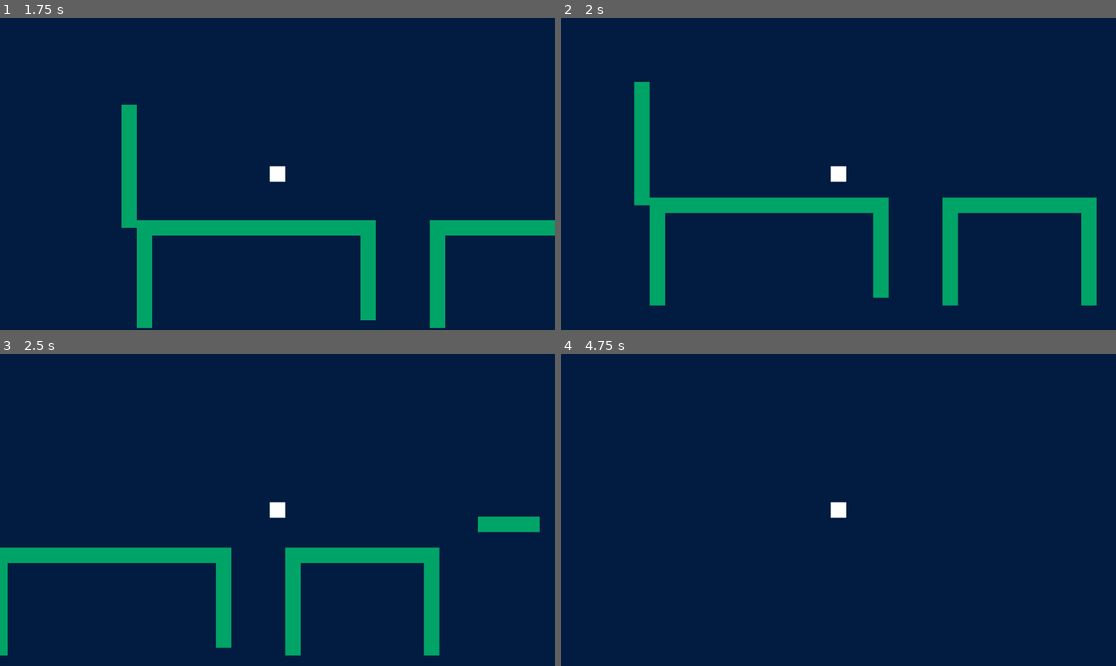
Above: before the commit, frames 1-4 (two rows, left to right).
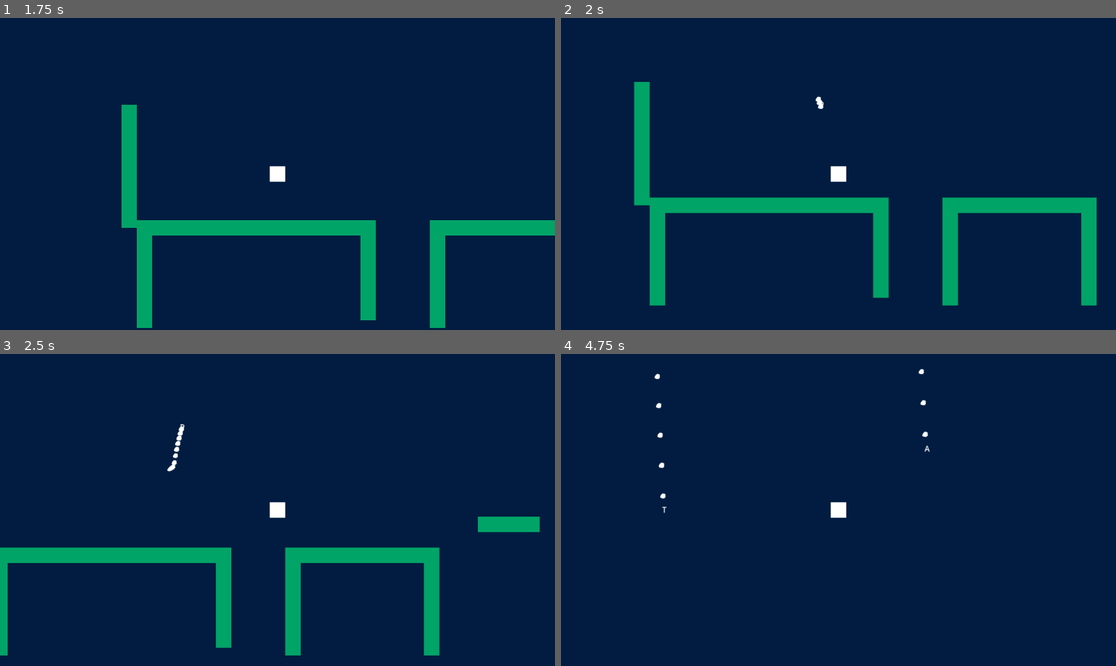
Above: after the commit, the same moments.

Repository: DEVizzent/mermelada-jam-2023
Game: Godot game, scene res://Inicio/StartMenu.tscn
Same seed, same stepped clock (60 frames per second), same inputs: the game is played once before the commit and once after it.
Inputs:
- Up to frame 1 (1.75 s): click "Empezar" at 0.5 s; tap Enter (ui_accept) at 1.25, 1.52 s; hold Right (ui_right) from 1.28 s (still down)
- Up to frame 2 (2 s): keep holding Right (ui_right)
- Up to frame 3 (2.5 s): keep holding Right (ui_right); tap Enter (ui_accept) at 2.27 s
- Up to frame 4 (4.75 s): release Right (ui_right) at 2.78 s; hold Left (ui_left) 2.78-3.53 s; hold Right (ui_right) from 3.53 s (still down); tap Enter (ui_accept) at 3.77, 4.25, 4.52 s

Frame 1 is identical in both runs. In frame 2, less than 0.1% of the frame differs, in the area x 45-48%, y 25-30%; in frame 3, 0.1%; in frame 4, 0.2%, in the area x 16-67%, y 4-52%.

Commit message:
Refactor and integrate  estrella in StarRain

Diff:
--- a/EstrellaFugaz/MainTest/main.gd
+++ /dev/null
@@ -1,24 +0,0 @@
-extends Node2D
-
-
-@export var estrella : PackedScene
-@onready var spawner_estrella : CollisionShape2D = $SpawnerEstrellas/CollisionShape2D
-
-func _ready():
-	print(spawner_estrella.shape.get_rect().size)
-
-# Called every frame. 'delta' is the elapsed time since the previous frame.
-func _process(delta):
-	pass
-
-func random_position_estrella():
-	var x = randi_range(0,spawner_estrella.shape.get_rect().size.x)
-	var y = randi_range(0,spawner_estrella.shape.get_rect().size.y)
-	x = x - (spawner_estrella.shape.get_rect().size.x/2)
-	y = y - (spawner_estrella.shape.get_rect().size.y/2)
-	return Vector2(x,y)
-
-func _on_timer_timeout():
-	var new_estrella = estrella.instantiate()
-	new_estrella.posicion_inicial = random_position_estrella()
-	spawner_estrella.add_child(new_estrella)
--- a/EstrellaFugaz/MainTest/main_test.tscn
+++ /dev/null
@@ -1,16 +0,0 @@
-[gd_scene load_steps=4 format=3 uid="uid://cptpmw677dcwn"]
-
-[ext_resource type="Script" path="res://EstrellaFugaz/MainTest/main.gd" id="1_kl0eb"]
-[ext_resource type="PackedScene" uid="uid://hxij2mcb8i5o" path="res://EstrellaFugaz/estrella.tscn" id="2_0yhrs"]
-[ext_resource type="PackedScene" uid="uid://bueyv6qwi0jrw" path="res://EstrellaFugaz/SpawnerEstrellas/spawner_estrellas.tscn" id="3_gynkl"]
-
-[node name="MainTest" type="Node2D"]
-script = ExtResource("1_kl0eb")
-estrella = ExtResource("2_0yhrs")
-
-[node name="SpawnerEstrellas" parent="." instance=ExtResource("3_gynkl")]
-
-[node name="Timer" type="Timer" parent="."]
-autostart = true
-
-[connection signal="timeout" from="Timer" to="." method="_on_timer_timeout"]
--- a/EstrellaFugaz/estrella.tscn
+++ /dev/null
@@ -1,25 +0,0 @@
-[gd_scene load_steps=6 format=3 uid="uid://hxij2mcb8i5o"]
-
-[ext_resource type="Script" path="res://EstrellaFugaz/Estrella.gd" id="1_cok3k"]
-[ext_resource type="PackedScene" uid="uid://ddferw3gjbr1d" path="res://EstrellaFugaz/gpu_particles_2d.tscn" id="2_2ycrl"]
-[ext_resource type="PackedScene" path="res://EstrellaFugaz/gpu_particles_2d_2.tscn" id="3_aceib"]
-[ext_resource type="PackedScene" path="res://EstrellaFugaz/animation_player.tscn" id="4_1lfpb"]
-[ext_resource type="Texture2D" uid="uid://hbsfvyn0oyrv" path="res://EstrellaFugaz/estrella_particula.png" id="4_bdpy7"]
-
-[node name="Estrella" type="Node2D"]
-script = ExtResource("1_cok3k")
-
-[node name="GPUParticles2D" parent="." instance=ExtResource("2_2ycrl")]
-emitting = true
-
-[node name="GPUParticles2D2" parent="." instance=ExtResource("3_aceib")]
-texture = ExtResource("4_bdpy7")
-
-[node name="Label" type="Label" parent="."]
-offset_left = -3.0
-offset_top = -15.0
-offset_right = 7.0
-offset_bottom = 11.0
-text = "a"
-
-[node name="AnimationPlayer" parent="." instance=ExtResource("4_1lfpb")]
--- a/Player/Player.tscn
+++ b/Player/Player.tscn
@@ -1,7 +1,8 @@
-[gd_scene load_steps=4 format=3 uid="uid://c71545ntm6a25"]
+[gd_scene load_steps=5 format=3 uid="uid://c71545ntm6a25"]
 
 [ext_resource type="Texture2D" uid="uid://db18t4hs7yvg0" path="res://Player/player.png" id="1_fgi2q"]
 [ext_resource type="Script" path="res://Player/Player.gd" id="1_jp80u"]
+[ext_resource type="PackedScene" uid="uid://bueyv6qwi0jrw" path="res://StarsRain/EstrellaFugaz/SpawnerEstrellas/spawner_estrellas.tscn" id="3_23f0u"]
 
 [sub_resource type="RectangleShape2D" id="RectangleShape2D_mcoms"]
 size = Vector2(26, 26)
@@ -18,3 +19,6 @@
 
 [node name="CollisionShape2D" type="CollisionShape2D" parent="."]
 shape = SubResource("RectangleShape2D_mcoms")
+
+[node name="SpawnerEstrellas" parent="." instance=ExtResource("3_23f0u")]
+position = Vector2(-1, -71)
--- a/Singletons/EventBusClass.gd
+++ b/Singletons/EventBusClass.gd
@@ -1,5 +1,9 @@
 extends Node
 class_name EventBusClass
 
+##Level Signals
 signal levelCompleted()
 signal levelTimeFinished()
+
+##StarRainSignal
+signal showStar(letter:String)
--- a/EstrellaFugaz/Estrella.gd
+++ b/StarsRain/EstrellaFugaz/Estrella.gd
@@ -21,13 +21,16 @@
 	if !posicion_inicial:
 		posicion_inicial = Vector2(100,100)
 	position = posicion_inicial
-	direction = random_direction()
+	direction = _random_direction()
 	animation_player.play("life_time_estrella")
+
+func setText(letra:String)->void:
+	$Label.text = letra
 
 func _process(delta):
 	position += direction * delta
 
-func random_direction() -> Vector2:
+func _random_direction() -> Vector2:
 	var x = randi_range(velocity_x_min, velocity_x_max)
 	var y = randi_range(velocity_y_min, velocity_y_max)
 
--- /dev/null
+++ b/StarsRain/EstrellaFugaz/SpawnerEstrellas/spawnerEstrellas.gd
@@ -0,0 +1,20 @@
+extends Area2D
+
+@export var estrella : PackedScene = preload("res://StarsRain/EstrellaFugaz/estrella.tscn")
+@onready var spawnArea : CollisionShape2D = $CollisionShape2D
+
+func _ready():
+	EventBus.showStar.connect(spawn)
+
+func _random_position_estrella():
+	var x = randi_range(0,spawnArea.shape.get_rect().size.x)
+	var y = randi_range(0,spawnArea.shape.get_rect().size.y)
+	x = x - (spawnArea.shape.get_rect().size.x/2)
+	y = y - (spawnArea.shape.get_rect().size.y/2)
+	return Vector2(x,y)
+
+func spawn(letter:String):
+	var new_estrella = estrella.instantiate()
+	new_estrella.setText(letter)
+	new_estrella.posicion_inicial = _random_position_estrella()
+	add_child(new_estrella)
--- a/EstrellaFugaz/SpawnerEstrellas/spawner_estrellas.tscn
+++ b/StarsRain/EstrellaFugaz/SpawnerEstrellas/spawner_estrellas.tscn
@@ -1,11 +1,14 @@
-[gd_scene load_steps=2 format=3 uid="uid://bueyv6qwi0jrw"]
+[gd_scene load_steps=3 format=3 uid="uid://bueyv6qwi0jrw"]
+
+[ext_resource type="Script" path="res://StarsRain/EstrellaFugaz/SpawnerEstrellas/spawnerEstrellas.gd" id="1_thfew"]
 
 [sub_resource type="RectangleShape2D" id="RectangleShape2D_ppluw"]
-size = Vector2(855.75, 101)
+size = Vector2(855.75, 232.5)
 
 [node name="SpawnerEstrellas" type="Area2D"]
+script = ExtResource("1_thfew")
 
 [node name="CollisionShape2D" type="CollisionShape2D" parent="."]
-position = Vector2(588, 167)
+position = Vector2(0, -65.75)
 shape = SubResource("RectangleShape2D_ppluw")
 debug_color = Color(0.0784314, 0.811765, 0, 0.419608)
--- /dev/null
+++ b/StarsRain/EstrellaFugaz/estrella.tscn
@@ -0,0 +1,25 @@
+[gd_scene load_steps=6 format=3 uid="uid://hxij2mcb8i5o"]
+
+[ext_resource type="Script" path="res://StarsRain/EstrellaFugaz/Estrella.gd" id="1_cok3k"]
+[ext_resource type="PackedScene" uid="uid://ddferw3gjbr1d" path="res://StarsRain/EstrellaFugaz/gpu_particles_2d.tscn" id="2_2ycrl"]
+[ext_resource type="PackedScene" uid="uid://drnpgr6u0plp" path="res://StarsRain/EstrellaFugaz/gpu_particles_2d_2.tscn" id="3_aceib"]
+[ext_resource type="PackedScene" uid="uid://ch7evgggyreuk" path="res://StarsRain/EstrellaFugaz/animation_player.tscn" id="4_1lfpb"]
+[ext_resource type="Texture2D" uid="uid://hbsfvyn0oyrv" path="res://StarsRain/EstrellaFugaz/estrella_particula.png" id="4_bdpy7"]
+
+[node name="Estrella" type="Node2D"]
+script = ExtResource("1_cok3k")
+
+[node name="GPUParticles2D" parent="." instance=ExtResource("2_2ycrl")]
+emitting = true
+
+[node name="GPUParticles2D2" parent="." instance=ExtResource("3_aceib")]
+texture = ExtResource("4_bdpy7")
+
+[node name="Label" type="Label" parent="."]
+offset_left = -3.0
+offset_top = -15.0
+offset_right = 7.0
+offset_bottom = 11.0
+text = "a"
+
+[node name="AnimationPlayer" parent="." instance=ExtResource("4_1lfpb")]
--- a/EstrellaFugaz/gpu_particles_2d.tscn
+++ b/StarsRain/EstrellaFugaz/gpu_particles_2d.tscn
@@ -1,6 +1,6 @@
 [gd_scene load_steps=3 format=3 uid="uid://ddferw3gjbr1d"]
 
-[ext_resource type="Texture2D" uid="uid://hbsfvyn0oyrv" path="res://EstrellaFugaz/estrella_particula.png" id="1_a0ua0"]
+[ext_resource type="Texture2D" uid="uid://hbsfvyn0oyrv" path="res://StarsRain/EstrellaFugaz/estrella_particula.png" id="1_a0ua0"]
 
 [sub_resource type="ParticleProcessMaterial" id="ParticleProcessMaterial_sevpu"]
 lifetime_randomness = 1.0
--- a/StarsRain/StarsRain.gd
+++ b/StarsRain/StarsRain.gd
@@ -17,9 +17,8 @@
 func _process(_delta)->void:
 	if positionReference.global_position.x < positionsToThrowStars[0]:
 		return
-	#TODO: Activar star y eliminar prints
-	print("Activamos star")
-	print(positionsToThrowStars.size())
+	EventBus.emit_signal("showStar", word.left(1))
+	word = word.erase(0,1)
 	positionsToThrowStars.remove_at(0)
 	if positionsToThrowStars.size() == 0:
 		set_process(false)
Renamed: EstrellaFugaz/animation_player.tscn -> StarsRain/EstrellaFugaz/animation_player.tscn
Renamed: EstrellaFugaz/estrella_particula.png -> StarsRain/EstrellaFugaz/estrella_particula.png
Not shown, changed: StarsRain/EstrellaFugaz/estrella_particula.png.import
Renamed: EstrellaFugaz/gpu_particles_2d_2.tscn -> StarsRain/EstrellaFugaz/gpu_particles_2d_2.tscn
